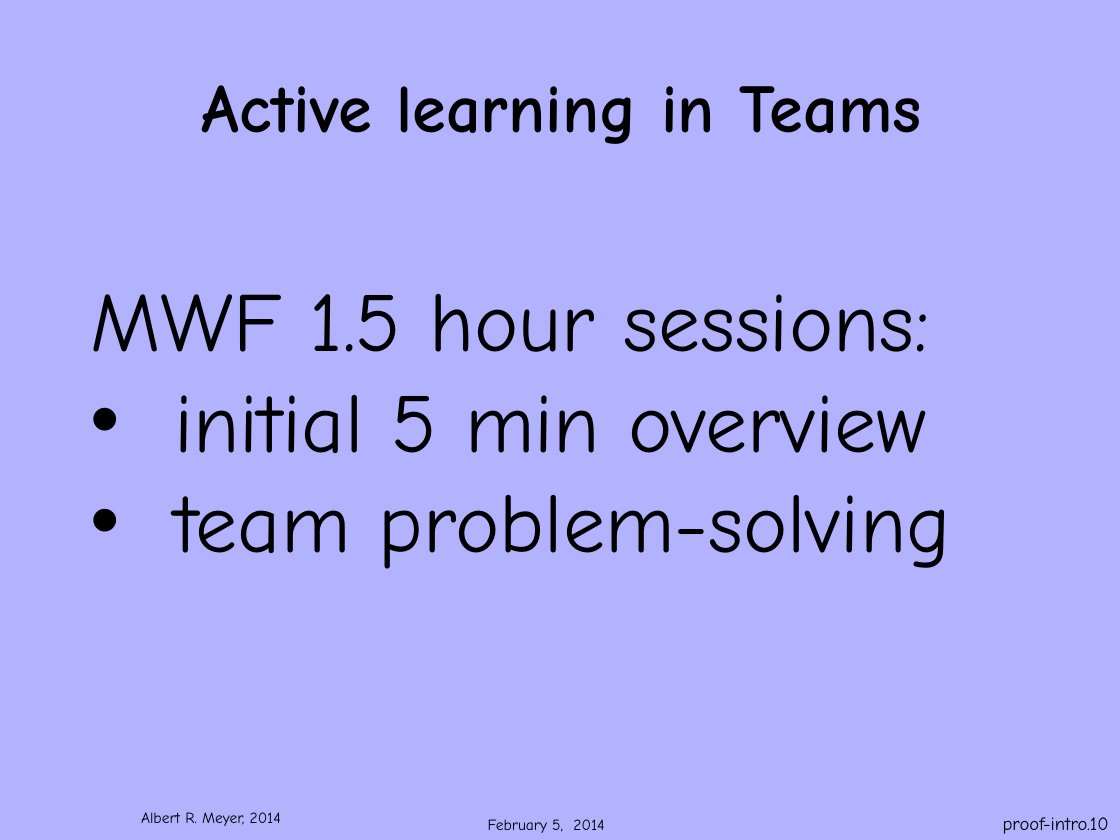
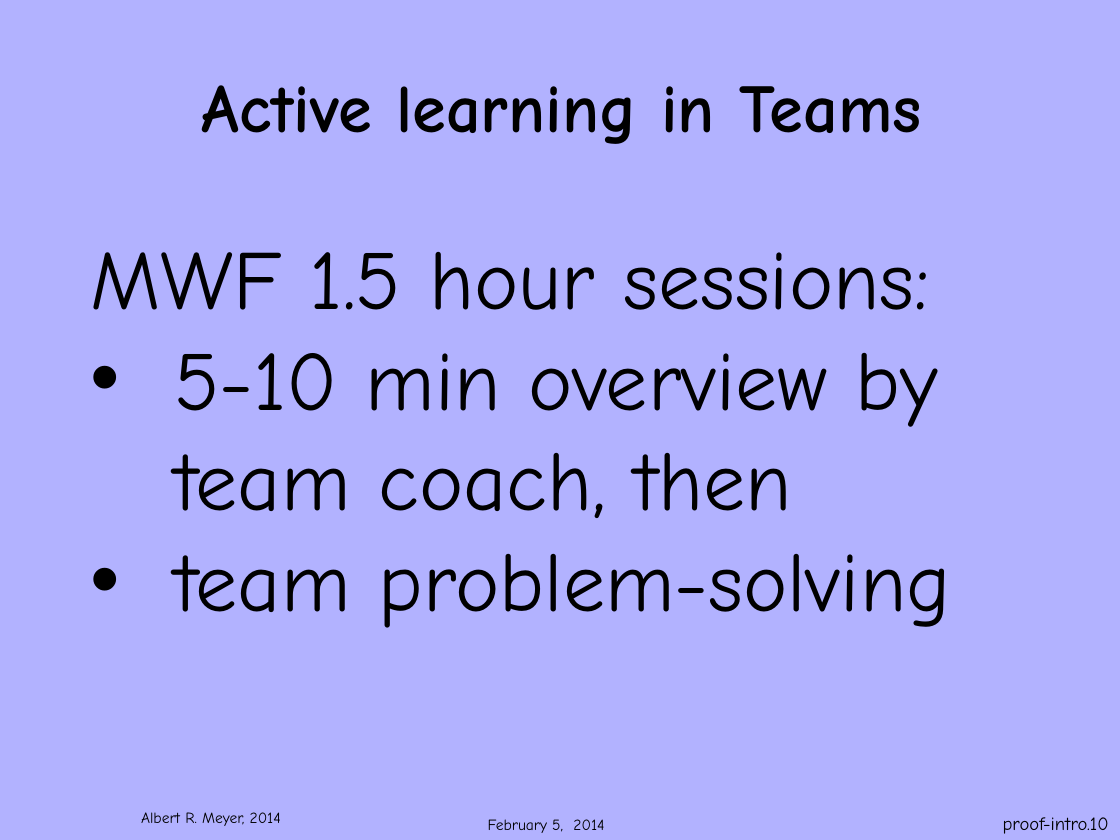
Before and after one commit to armeyer/mcs_web, a slide deck: slide 10 of spring14/slidesS14/6042S14welcome.pptx. Drawn at 1120x840 pixels with LibreOffice and Linux fonts; fonts in the diff are those of the drawing; background and template pictures are left out. Boxes give left, top, right and bottom in pixels: in the first picture for what was removed or moved away, otherwise in the second. Text is boxed around its words. In the diff, an @@ line names an element or a change of style, - is before the commit and + after.

```diff
--- a/spring14/slidesS14/6042S14welcome.pptx
+++ b/spring14/slidesS14/6042S14welcome.pptx
@@ text "MWF 1.5 hour sessions:": place and size @@
-text "MWF 1.5 hour sessions:" at [90,294,951,569]
+text "MWF 1.5 hour sessions:" at [90,252,951,628]
@@ text at [174,353,938,518]: text changed @@
-  • initial 5 min overview
+  • 5-10 min overview by team coach, then
```
Also in this commit, not shown: 7 other slides changed, 2 other files.
